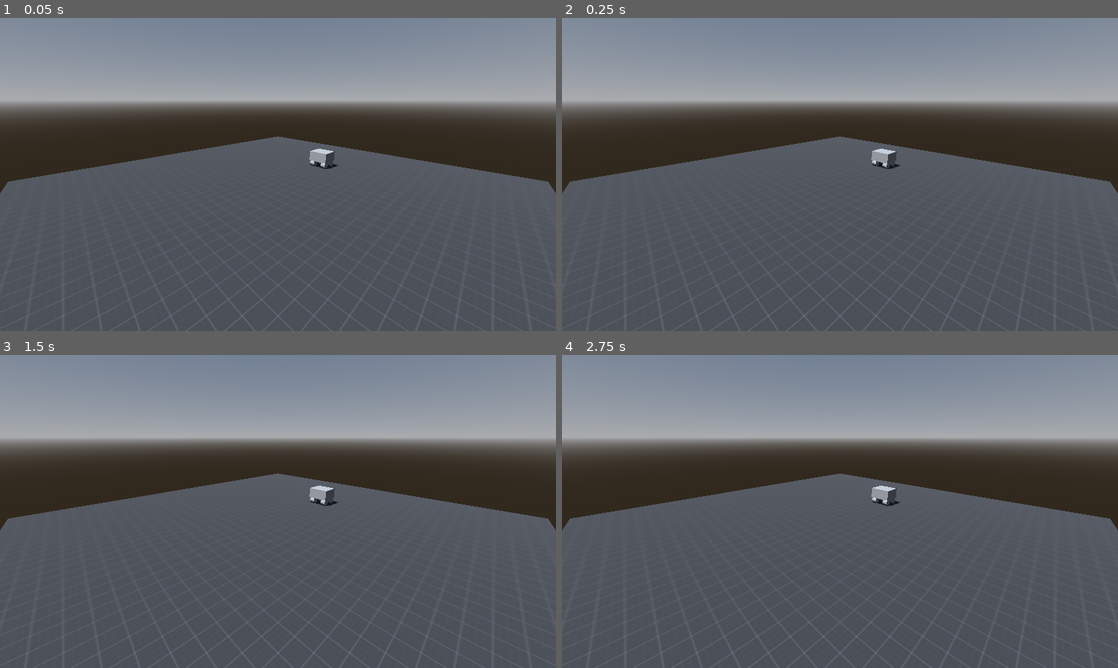
Above: before the commit, frames 1-4 (two rows, left to right).
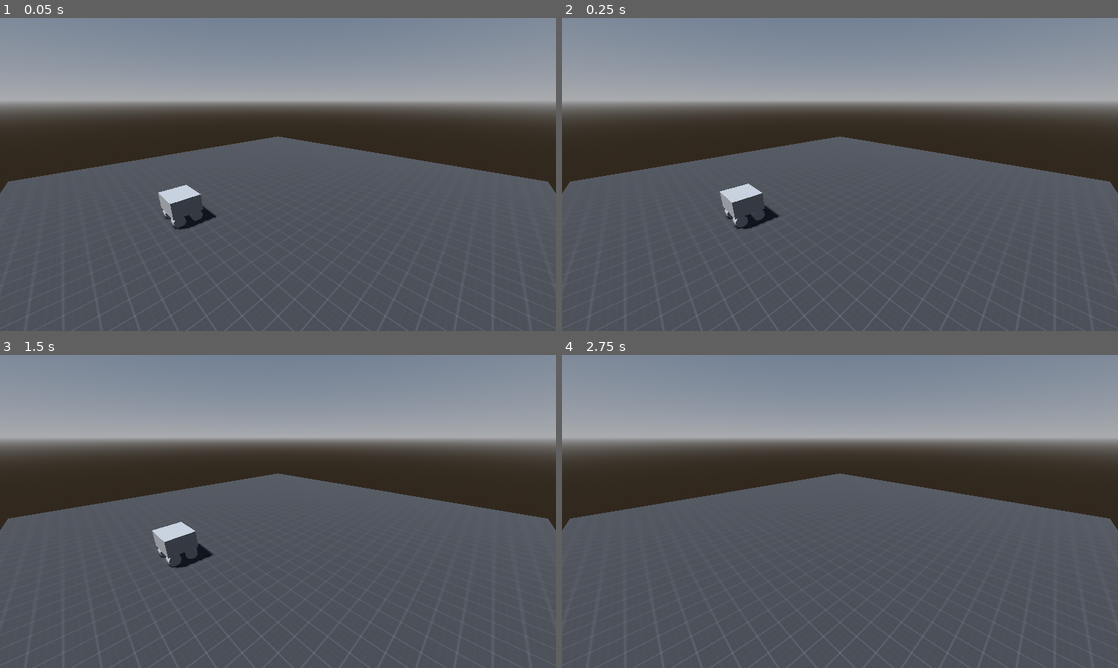
Above: after the commit, the same moments.

Repository: jozfeal/robot-sumo-sd
Game: Godot game, scene res://system/main.tscn
Same seed, same stepped clock (60 frames per second), same inputs: the game is played once before the commit and once after it.
Inputs:
- Up to frame 1 (0.05 s): no input
- Up to frame 2 (0.25 s): no input
- Up to frame 3 (1.5 s): tap Enter at 0.5 s; hold D (right, bound only after the commit) 0.53-1.28 s; tap Space at 1.25 s; hold S (backward, bound only after the commit) from 1.28 s (still down)
- Up to frame 4 (2.75 s): release S (backward, bound only after the commit) at 2.03 s; hold D (right, bound only after the commit) from 2.03 s (still down)

The runs differ from the first frame. In frame 1, 1.2% of the frame differs, in the area x 28-61%, y 41-68%; in frame 2, 1.2%; in frame 3, 1.2%, in the area x 27-61%, y 41-68%; in frame 4, 0.2%.

Commit message:
Tweaked Values and Added Controller
Imported VehicleController3D component from previous project to provide user input based steering and force. Tweaked vehicle, controller, and wheel values until the robot felt right to control.

Diff:
--- /dev/null
+++ b/godot-demo/components/vehicle_controller_3d.gd
@@ -0,0 +1,46 @@
+## Component that provides movement for a [VehicleBody3D] through inputs.
+class_name VehicleController3D
+extends Node
+
+@export_group("Inputs", "input_")
+## Must be defined in Input Map.
+@export var input_forward: String = "forward"
+## Must be defined in Input Map.
+@export var input_backward: String = "backward"
+## Must be defined in Input Map.
+@export var input_left: String = "left"
+## Must be defined in Input Map.
+@export var input_right: String = "right"
+
+@export_group("Nodes")
+## Vehicle to apply movement to.
+@export var vehicle: VehicleBody3D
+@export_group("")
+
+@export_group("Vehicle Quirks")
+## Some vehicle physics bodies apply [member VehicleBody3D.engine_force]
+## along +Z rather than -Z, opposite the scene's mesh-forward convention.
+## Enable this if the vehicle drives backward relative to its visual facing direction.
+@export var invert_engine_force: bool = false
+@export_group("")
+
+## Maximum degrees in radians the steering wheels are able to turn.
+@export var max_steer: float = 45
+## How fast the steering wheels turn.
+@export var turn_speed: float = 2.5
+## How much force is applied by accelerating.
+@export var engine_power: float = 300
+
+func _ready() -> void:
+	assert(InputMap.has_action(input_forward), "%s is not defined in InputMap." % input_forward)
+	assert(InputMap.has_action(input_backward), "%s is not defined in InputMap." % input_backward)
+	assert(InputMap.has_action(input_left), "%s is not defined in InputMap." % input_left)
+	assert(InputMap.has_action(input_right), "%s is not defined in InputMap." % input_right)
+
+func _physics_process(delta: float) -> void:
+	var max_rads: float = deg_to_rad(max_steer)
+	vehicle.steering = move_toward(vehicle.steering, Input.get_axis(input_right, input_left) * max_rads, \
+		delta * turn_speed)
+
+	var throttle_input: float = Input.get_axis(input_backward, input_forward)
+	vehicle.engine_force = throttle_input * engine_power * (-1.0 if invert_engine_force else 1.0)
--- a/godot-demo/project.godot
+++ b/godot-demo/project.godot
@@ -21,6 +21,29 @@
 window/size/viewport_height=900
 window/stretch/mode="viewport"
 
+[input]
+
+forward={
+"deadzone": 0.2,
+"events": [Object(InputEventKey,"resource_local_to_scene":false,"resource_name":"","device":-1,"window_id":0,"alt_pressed":false,"shift_pressed":false,"ctrl_pressed":false,"meta_pressed":false,"pressed":false,"keycode":0,"physical_keycode":87,"key_label":0,"unicode":119,"location":0,"echo":false,"script":null)
+]
+}
+backward={
+"deadzone": 0.2,
+"events": [Object(InputEventKey,"resource_local_to_scene":false,"resource_name":"","device":-1,"window_id":0,"alt_pressed":false,"shift_pressed":false,"ctrl_pressed":false,"meta_pressed":false,"pressed":false,"keycode":0,"physical_keycode":83,"key_label":0,"unicode":115,"location":0,"echo":false,"script":null)
+]
+}
+left={
+"deadzone": 0.2,
+"events": [Object(InputEventKey,"resource_local_to_scene":false,"resource_name":"","device":-1,"window_id":0,"alt_pressed":false,"shift_pressed":false,"ctrl_pressed":false,"meta_pressed":false,"pressed":false,"keycode":0,"physical_keycode":65,"key_label":0,"unicode":97,"location":0,"echo":false,"script":null)
+]
+}
+right={
+"deadzone": 0.2,
+"events": [Object(InputEventKey,"resource_local_to_scene":false,"resource_name":"","device":-1,"window_id":0,"alt_pressed":false,"shift_pressed":false,"ctrl_pressed":false,"meta_pressed":false,"pressed":false,"keycode":0,"physical_keycode":68,"key_label":0,"unicode":100,"location":0,"echo":false,"script":null)
+]
+}
+
 [physics]
 
 3d/physics_engine="Jolt Physics"
--- a/godot-demo/robots/base_robot.tscn
+++ b/godot-demo/robots/base_robot.tscn
@@ -4,70 +4,81 @@
 size = Vector3(1.2, 0.6, 1)
 
 [node name="BaseRobot" type="VehicleBody3D" unique_id=1119450236]
+mass = 20.0
+center_of_mass_mode = 1
+center_of_mass = Vector3(0, -0.2, 0)
 
 [node name="Body" type="CSGBox3D" parent="." unique_id=333817671]
 transform = Transform3D(1, 0, 0, 0, 1, 0, 0, 0, 1, 0, 0.65, 0)
 size = Vector3(1.2, 0.6, 1)
 
-[node name="FrontLeft" type="VehicleWheel3D" parent="." unique_id=433389740]
+[node name="BackLeft" type="VehicleWheel3D" parent="." unique_id=433389740]
 transform = Transform3D(1, 0, 0, 0, 1, 0, 0, 0, 1, -0.4, 0.2, -0.3)
 use_as_traction = true
+wheel_roll_influence = 0.6
 wheel_radius = 0.2
 wheel_rest_length = 0.08
+wheel_friction_slip = 20.0
 suspension_travel = 0.1
-suspension_stiffness = 50.0
+suspension_stiffness = 100.0
 damping_compression = 3.0
 damping_relaxation = 3.8
 
-[node name="FrontLeftMesh" type="CSGCylinder3D" parent="FrontLeft" unique_id=635785441]
+[node name="BackLeftMesh" type="CSGCylinder3D" parent="BackLeft" unique_id=635785441]
 transform = Transform3D(-4.371139e-08, -1, 0, 1, -4.371139e-08, 0, 0, 0, 1, 0, 0, 0)
 radius = 0.2
 height = 0.3
 sides = 10
 
-[node name="FrontRight" type="VehicleWheel3D" parent="." unique_id=117017481]
+[node name="BackRight" type="VehicleWheel3D" parent="." unique_id=117017481]
 transform = Transform3D(1, 0, 0, 0, 1, 0, 0, 0, 1, 0.4, 0.2, -0.3)
 use_as_traction = true
+wheel_roll_influence = 0.6
 wheel_radius = 0.2
 wheel_rest_length = 0.08
+wheel_friction_slip = 20.0
 suspension_travel = 0.1
-suspension_stiffness = 50.0
+suspension_stiffness = 100.0
 damping_compression = 3.0
 damping_relaxation = 3.8
 
-[node name="FrontRightMesh" type="CSGCylinder3D" parent="FrontRight" unique_id=242623159]
+[node name="BackRightMesh" type="CSGCylinder3D" parent="BackRight" unique_id=242623159]
 transform = Transform3D(-4.371139e-08, -1, 0, 1, -4.371139e-08, 0, 0, 0, 1, 0, 0, 0)
 radius = 0.2
 height = 0.3
 sides = 10
 
-[node name="BackLeft" type="VehicleWheel3D" parent="." unique_id=782166025]
+[node name="FrontLeft" type="VehicleWheel3D" parent="." unique_id=782166025]
 transform = Transform3D(1, 0, 0, 0, 1, 0, 0, 0, 1, -0.4, 0.2, 0.3)
-use_as_traction = true
+use_as_steering = true
+wheel_roll_influence = 0.6
 wheel_radius = 0.2
 wheel_rest_length = 0.08
+wheel_friction_slip = 30.0
 suspension_travel = 0.1
-suspension_stiffness = 50.0
+suspension_stiffness = 100.0
 damping_compression = 3.0
 damping_relaxation = 3.8
 
-[node name="BackLeftMesh" type="CSGCylinder3D" parent="BackLeft" unique_id=1764790269]
+[node name="FrontLeftMesh" type="CSGCylinder3D" parent="FrontLeft" unique_id=1764790269]
 transform = Transform3D(-4.371139e-08, -1, 0, 1, -4.371139e-08, 0, 0, 0, 1, 0, 0, 0)
 radius = 0.2
 height = 0.3
 sides = 10
 
-[node name="BackRight" type="VehicleWheel3D" parent="." unique_id=409956077]
+[node name="FrontRight" type="VehicleWheel3D" parent="." unique_id=409956077]
 transform = Transform3D(1, 0, 0, 0, 1, 0, 0, 0, 1, 0.4, 0.2, 0.3)
-use_as_traction = true
+use_as_steering = true
+wheel_roll_influence = 0.6
 wheel_radius = 0.2
 wheel_rest_length = 0.08
+wheel_friction_slip = 30.0
 suspension_travel = 0.1
-suspension_stiffness = 50.0
+suspension_stiffness = 100.0
 damping_compression = 3.0
 damping_relaxation = 3.8
 
-[node name="BackRightMesh" type="CSGCylinder3D" parent="BackRight" unique_id=1202282975]
+[node name="FrontRightMesh" type="CSGCylinder3D" parent="FrontRight" unique_id=1202282975]
 transform = Transform3D(-4.371139e-08, -1, 0, 1, -4.371139e-08, 0, 0, 0, 1, 0, 0, 0)
 radius = 0.2
 height = 0.3
--- a/godot-demo/system/main.tscn
+++ b/godot-demo/system/main.tscn
@@ -2,6 +2,7 @@
 
 [ext_resource type="Texture2D" uid="uid://dh55vx8mutj0k" path="res://textures/prototype_grey.png" id="1_7am6p"]
 [ext_resource type="PackedScene" uid="uid://c07dkdxs2thr" path="res://robots/base_robot.tscn" id="2_gisfo"]
+[ext_resource type="Script" uid="uid://57opdw4w1qrh" path="res://components/vehicle_controller_3d.gd" id="3_6558x"]
 
 [sub_resource type="ProceduralSkyMaterial" id="ProceduralSkyMaterial_cyina"]
 sky_horizon_color = Color(0.66224277, 0.6717428, 0.6867428, 1)
@@ -46,4 +47,9 @@
 transform = Transform3D(-0.7071068, 0.24184474, -0.66446304, 0, 0.9396926, 0.34202012, 0.7071068, 0.24184474, -0.66446304, -7, 4, -7)
 
 [node name="BaseRobot" parent="." unique_id=1119450236 instance=ExtResource("2_gisfo")]
-transform = Transform3D(1, 0, 0, 0, 1, 0, 0, 0, 1, 0, 0, 4)
+transform = Transform3D(1, 0, 0, 0, 1, 0, 0, 0, 1, 0, 0, -4.8750362)
+
+[node name="VehicleController3D" type="Node" parent="." unique_id=1020259177 node_paths=PackedStringArray("vehicle")]
+script = ExtResource("3_6558x")
+vehicle = NodePath("../BaseRobot")
+engine_power = 100.0
Not shown, added: godot-demo/components/vehicle_controller_3d.gd.uid
